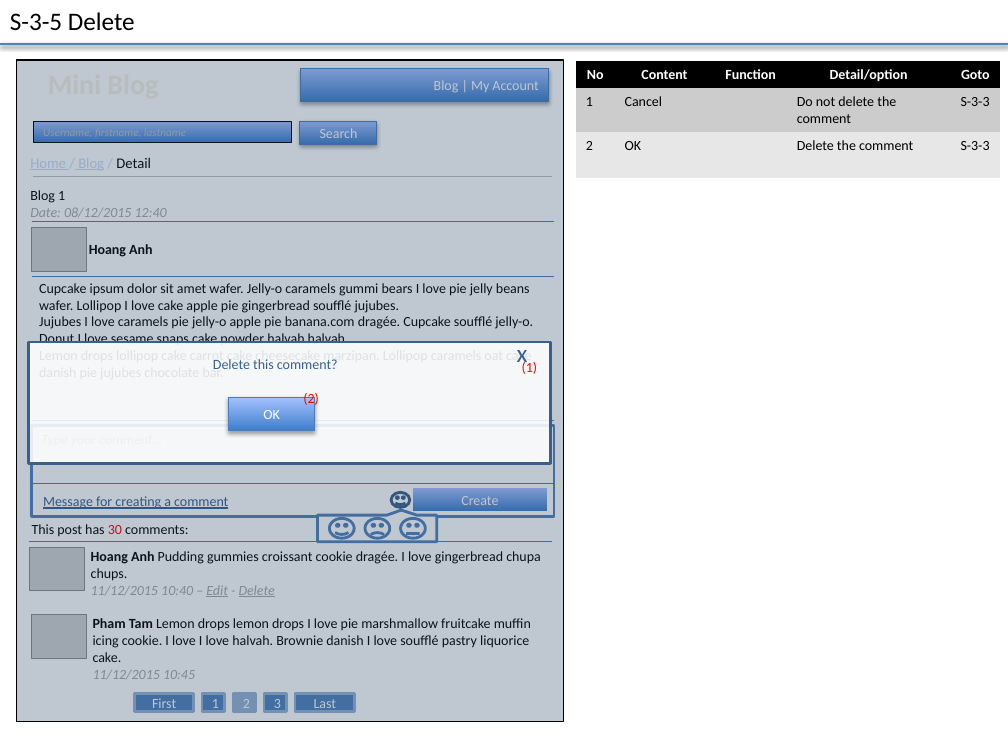
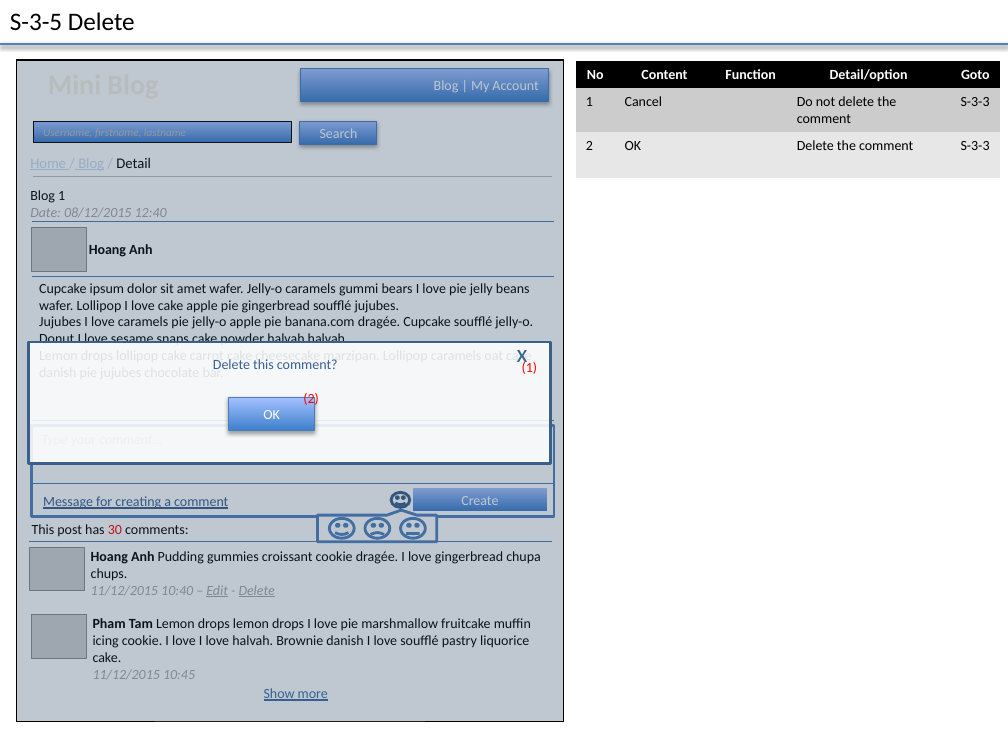
Before and after one commit to truong-vu-mulodo/mini-blog, a slide deck: slide 17 of php/tam-v.anh/doc/detail_design/frontend/wireframe/MiniBlog_Wireframe_Ver_0.1.0.pptx. Drawn at 1008x756 pixels with LibreOffice and Linux fonts; fonts in the diff are those of the drawing; grey boxes stand for pictures. Boxes give left, top, right and bottom in pixels: in the first picture for what was removed or moved away, otherwise in the second. Text is boxed around its words. In the diff, an @@ line names an element or a change of style, - is before the commit and + after.

```diff
--- a/php/tam-v.anh/doc/detail_design/frontend/wireframe/MiniBlog_Wireframe_Ver_0.1.0.pptx
+++ b/php/tam-v.anh/doc/detail_design/frontend/wireframe/MiniBlog_Wireframe_Ver_0.1.0.pptx
@@ background #FFFFFF to #FEFEFE @@
@@ rectangle at (x1=16, y1=59, x2=563, y2=721): fill #FFFFFF to #FEFEFE @@
@@ text added at (x1=264, y1=688, x2=328, y2=701), 10 pt, text #376092, underline @@
+Show more
@@ group removed at (x1=134, y1=694, x2=355, y2=712): 5 rectangles @@
-1
-2
-3
-Last
-First
```
Also in this commit, not shown: 16 other slides changed.
